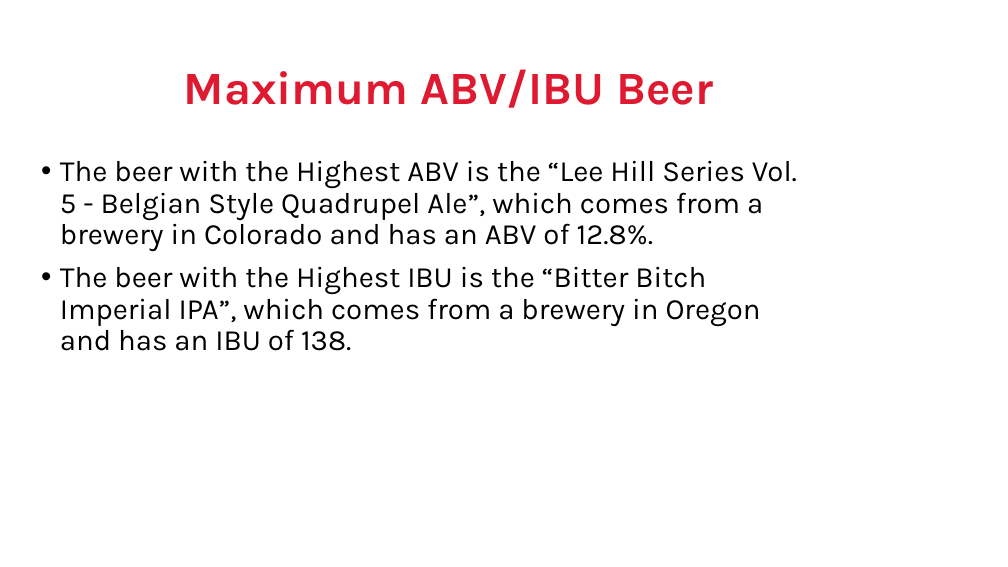
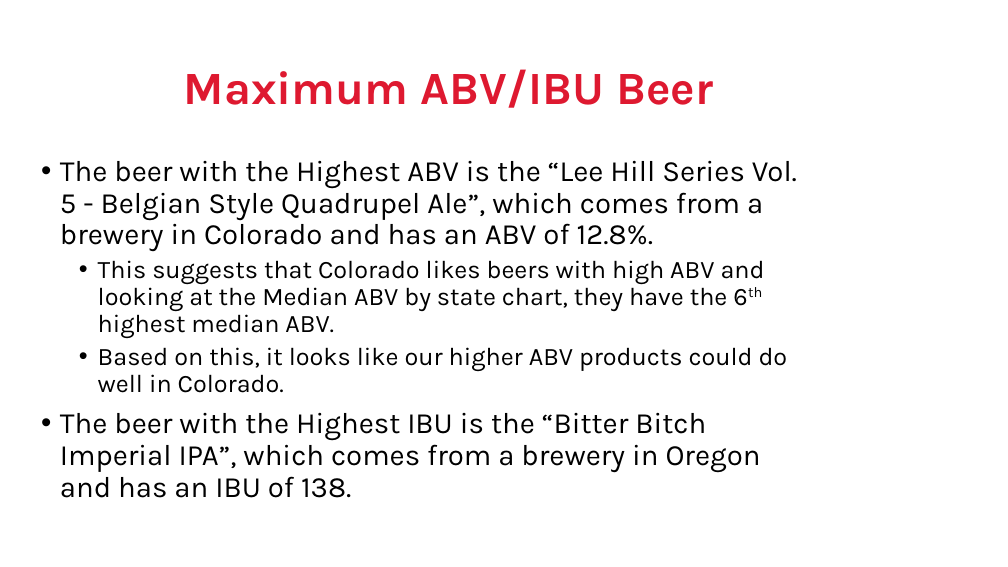
Before and after one commit to jeffnreed/DDS_Project1, a slide deck: slide 6 of DDS Project1 - Reed_Miller.pptx. Drawn at 1008x567 pixels with LibreOffice and Linux fonts; fonts in the diff are those of the drawing; background and template pictures are left out. Boxes give left, top, right and bottom in pixels: in the first picture for what was removed or moved away, otherwise in the second. Text is boxed around its words. In the diff, an @@ line names an element or a change of style, - is before the commit and + after.

```diff
--- a/DDS Project1 - Reed_Miller.pptx
+++ b/DDS Project1 - Reed_Miller.pptx
@@ text at bbox=[98, 260, 788, 393]: paragraphs added @@
+  • This suggests that Colorado likes beers with high ABV and looking at the Median ABV by state chart, they have the 6th highest median ABV.
+  • Based on this, it looks like our higher ABV products could do well in Colorado.
```
Also in this commit, not shown: 2 other slides changed, 1 slide added.
